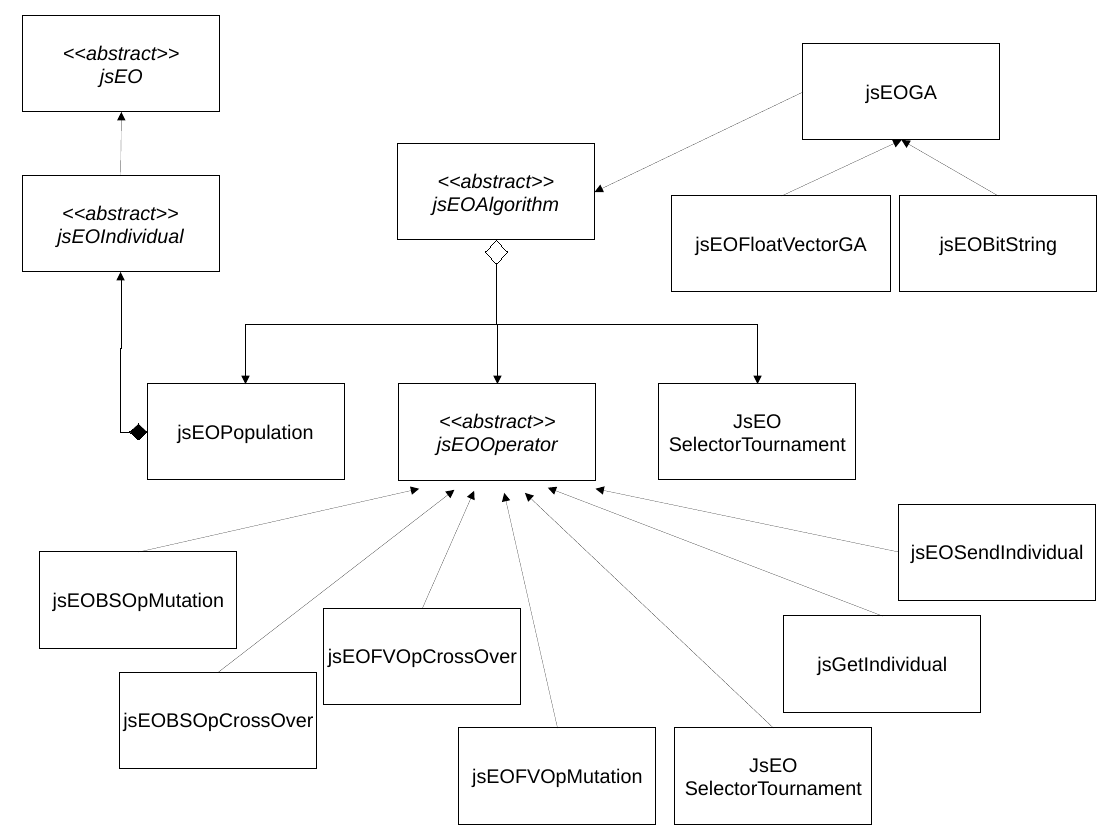
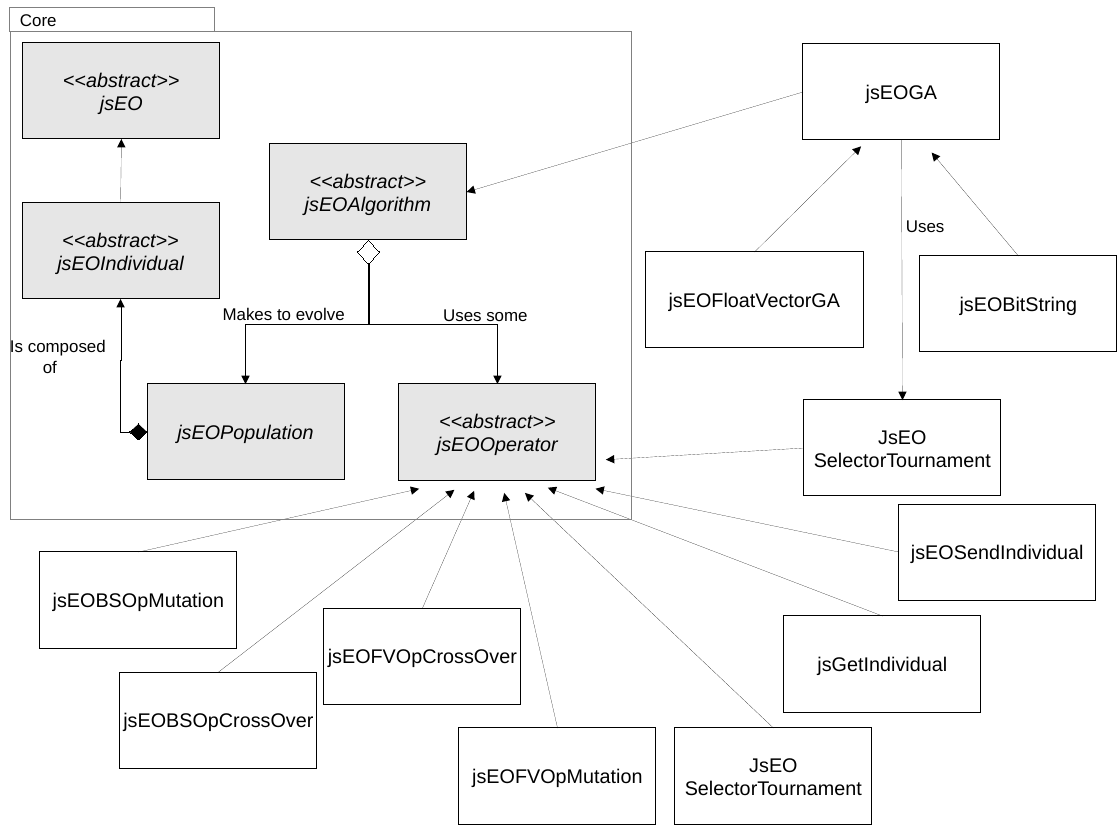
Before and after one commit to geneura/papers, a slide deck: slide 1 of 2013/EvoStar/jsEO/class-diagram.odp. Drawn at 1120x840 pixels with LibreOffice and Linux fonts; fonts in the diff are those of the drawing. Boxes give left, top, right and bottom in pixels: in the first picture for what was removed or moved away, otherwise in the second. Text is boxed around its words. In the diff, an @@ line names an element or a change of style, - is before the commit and + after.

```diff
--- a/2013/EvoStar/jsEO/class-diagram.odp
+++ b/2013/EvoStar/jsEO/class-diagram.odp
@@ rectangle added at box(10, 8, 215, 33), fill #FFFFFF, outline #808080 0 pt, 12 pt, text #000000 @@
+Core
@@ rectangle added at box(10, 32, 632, 519), outline #808080 0 pt @@
@@ arrow moved from (803, 92) - (595, 192) to (803, 92) - (466, 192) @@
@@ 2 rectangles, 1 arrow: place and size @@
-2 rectangles, 1 arrow at box(22, 16, 220, 271)
+2 rectangles, 1 arrow at box(22, 43, 220, 299)
@@ fill #FFFFFF to #E6E6E6 in 4 elements at box(399, 384, 597, 481), box(22, 43, 220, 138), box(22, 203, 220, 299), box(269, 144, 466, 240) @@
@@ rectangle "<<abstract>>": place and size @@
-rectangle "<<abstract>>" at box(397, 144, 595, 240)
+rectangle "<<abstract>>" at box(269, 144, 466, 240)
@@ arrow moved from (782, 196) - (901, 140) to (755, 252) - (862, 146) @@
@@ arrow added from (901, 140) to (903, 400), #000000 0 pt @@
@@ arrow moved from (999, 196) - (901, 140) to (1019, 256) - (932, 152) @@
@@ text added at box(906, 220, 944, 232), 12 pt, text #000000 @@
+Uses
@@ elbow arrow moved from (497, 264) - (498, 384) to (369, 264) - (246, 384) @@
@@ diamond: place and size @@
-diamond at box(486, 240, 508, 264)
+diamond at box(358, 240, 380, 264)
@@ elbow arrow moved from (497, 264) - (246, 384) to (369, 264) - (498, 384) @@
@@ elbow arrow removed from (497, 264) to (758, 384) @@
@@ rectangle "jsEOFloatVectorGA": place and size @@
-rectangle "jsEOFloatVectorGA" at box(672, 196, 890, 292)
+rectangle "jsEOFloatVectorGA" at box(645, 252, 864, 348)
@@ rectangle "jsEOBitString": place and size @@
-rectangle "jsEOBitString" at box(900, 196, 1098, 292)
+rectangle "jsEOBitString" at box(921, 256, 1118, 352)
@@ elbow arrow moved from (130, 432) - (121, 272) to (130, 432) - (121, 299) @@
@@ text added at box(223, 307, 345, 325), 12 pt, text #000000 @@
+Makes to evolve
@@ text added at box(443, 309, 527, 326), 12 pt, text #000000 @@
+Uses some
@@ text added at box(10, 339, 106, 373), 12 pt, text #000000 @@
+Is composed
+of
@@ rectangle "jsEOPopulation" at box(147, 384, 345, 480): italic on; fill #FFFFFF to #E6E6E6 @@
@@ rectangle "JsEO SelectorTournament": place and size @@
-rectangle "JsEO SelectorTournament" at box(660, 384, 857, 480)
+rectangle "JsEO SelectorTournament" at box(804, 400, 1001, 496)
@@ arrow added from (804, 448) to (606, 459), #000000 0 pt @@
```
Also in this commit, not shown: 2 other files.
